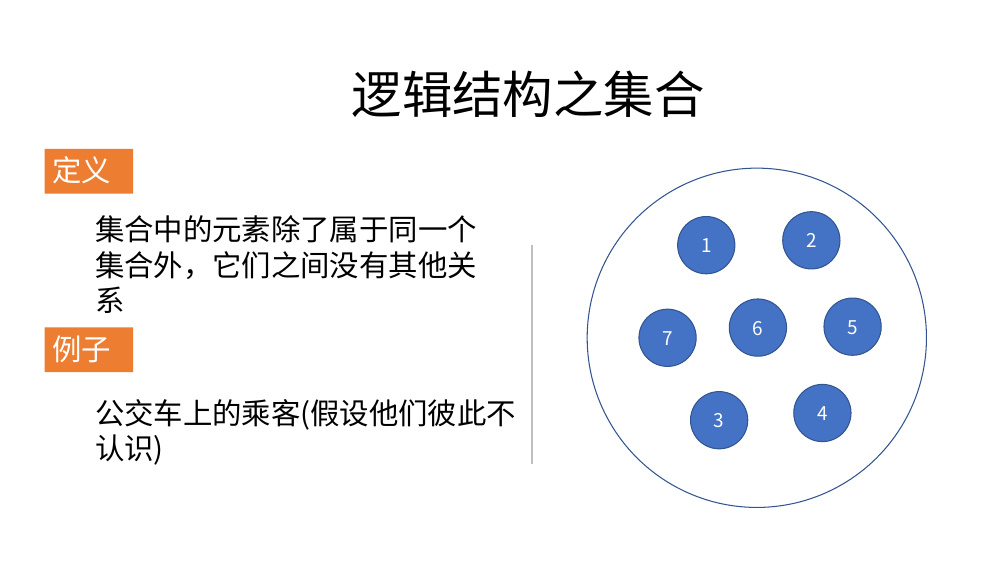
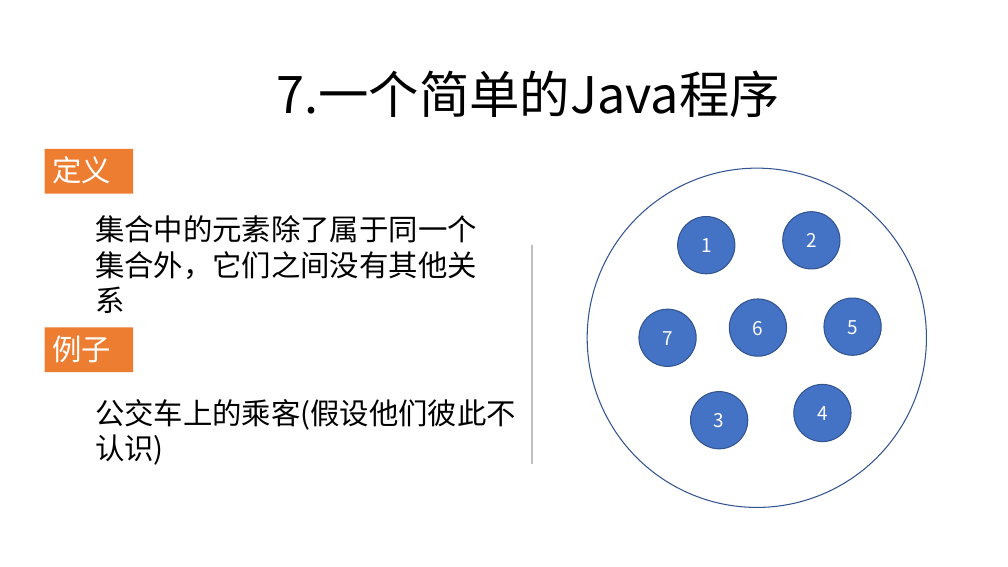
Before and after one commit to zjyesir/hmc_java_1, a slide deck: slide 15 of 1.1绪论.pptx. Drawn at 1008x567 pixels with LibreOffice and Linux fonts; fonts in the diff are those of the drawing; background and template pictures are left out. Boxes give left, top, right and bottom in pixels: in the first picture for what was removed or moved away, otherwise in the second. Text is boxed around its words. In the diff, an @@ line names an element or a change of style, - is before the commit and + after.

```diff
--- a/1.1绪论.pptx
+++ b/1.1绪论.pptx
@@ text at (276, 70, 780, 117): text changed @@
-逻辑结构之集合
+7.一个简单的Java程序
```
Also in this commit, not shown: 4 other slides changed, 5 slides removed.
